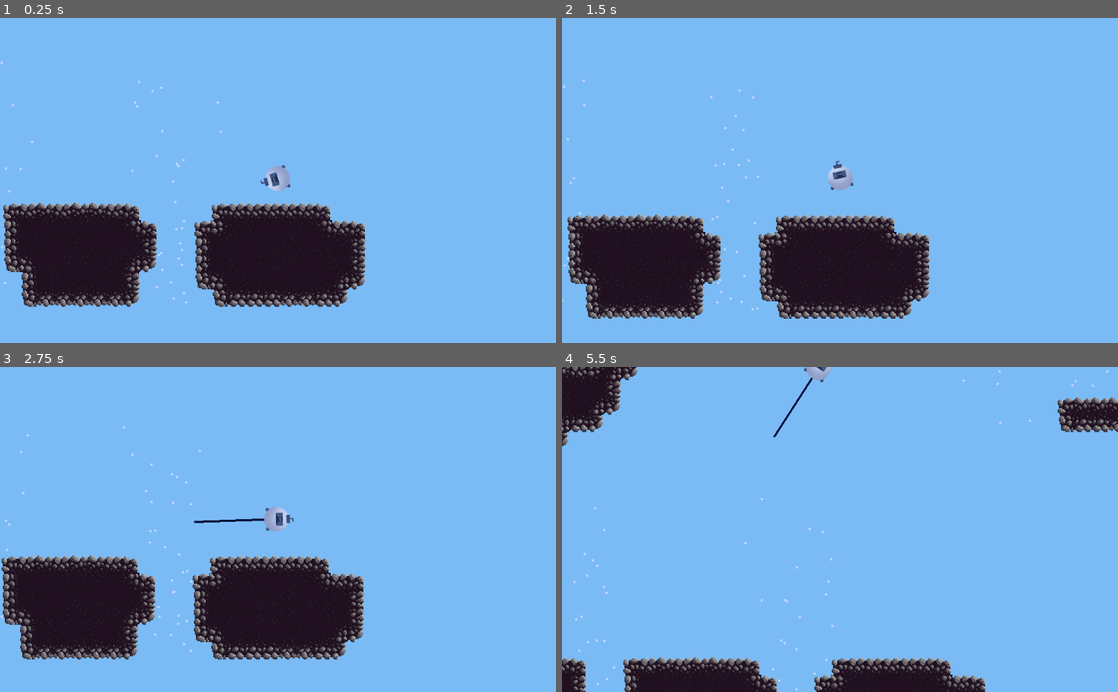
Above: before the commit, frames 1-4 (two rows, left to right).
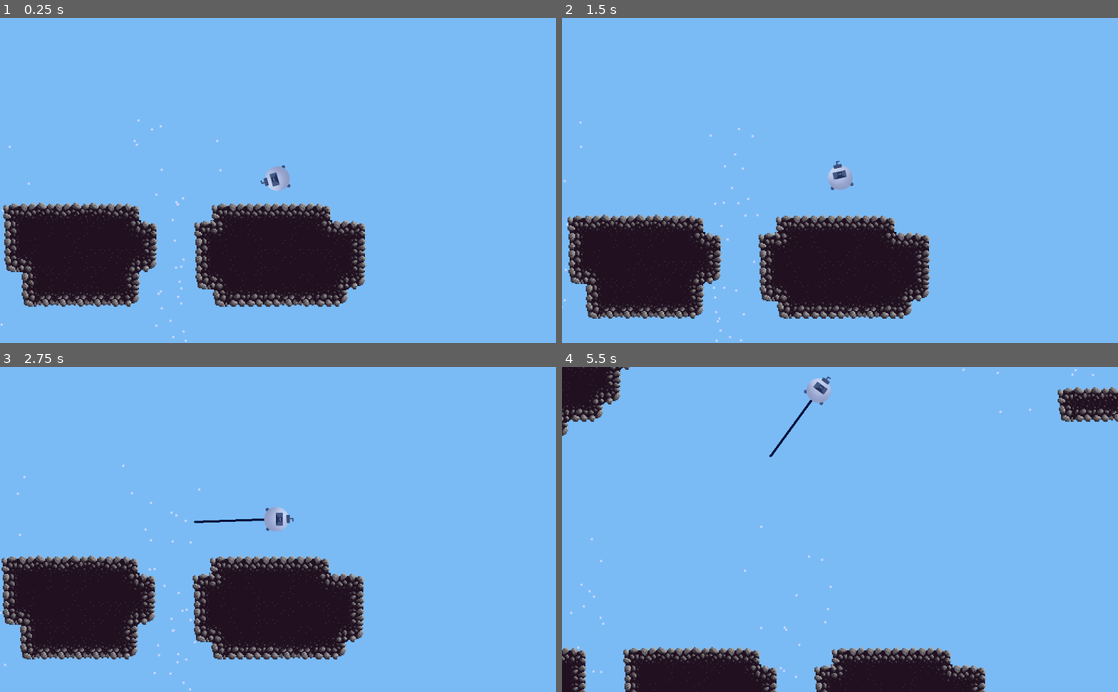
Above: after the commit, the same moments.

Repository: its-dlh/brackeys-2023.2
Game: Godot game, scene res://World/World.tscn
The game is run twice, just before and just after one commit, with the same random seed, the same clock (stepped at 60 frames per second) and the same inputs.
Inputs (mouse positions are in pixels of both pictures, inside the frame that each line leads up to):
- Up to frame 1 (0.25 s): no input
- Up to frame 2 (1.5 s): move the mouse to (812, 245) at 0.52 s; click (812, 245) at 0.67 s; move the mouse to (1006, 229) at 1.27 s; click (1006, 229) at 1.42 s
- Up to frame 3 (2.75 s): move the mouse to (111, 480) at 2.02 s; click (111, 480) at 2.17 s
- Up to frame 4 (5.5 s): move the mouse to (867, 529) at 2.77 s; click (867, 529) at 2.92 s; move the mouse to (756, 448) at 3.52 s; click (756, 448) at 3.67 s; move the mouse to (962, 513) at 4.27 s; click (962, 513) at 4.42 s; move the mouse to (728, 545) at 5.02 s; click (728, 545) at 5.17 s

The runs differ from the first frame. In frame 1, 0.2% of the frame differs, in the area x 0-40%, y 13-100%; in frame 2, 0.2%; in frame 3, 0.2%; in frame 4, 6.7%, in the area x 0-100%, y 0-100%.

Commit message:
level design tweaks

Diff:
--- a/World/World.tscn
+++ b/World/World.tscn
@@ -115,12 +115,12 @@
 gravity_vec = Vector2( -0.5, -0.5 )
 
 [node name="TripletsStream1" parent="JetStreams" instance=ExtResource( 4 )]
-position = Vector2( 1157, 1751 )
+position = Vector2( 1151, 1828 )
 rotation = -0.00360572
 scale = Vector2( 1, 1 )
 
 [node name="TripletsStream2" parent="JetStreams" instance=ExtResource( 4 )]
-position = Vector2( 1503, 1758 )
+position = Vector2( 1502, 1829 )
 rotation = -0.00360572
 scale = Vector2( 1, 1 )
 
